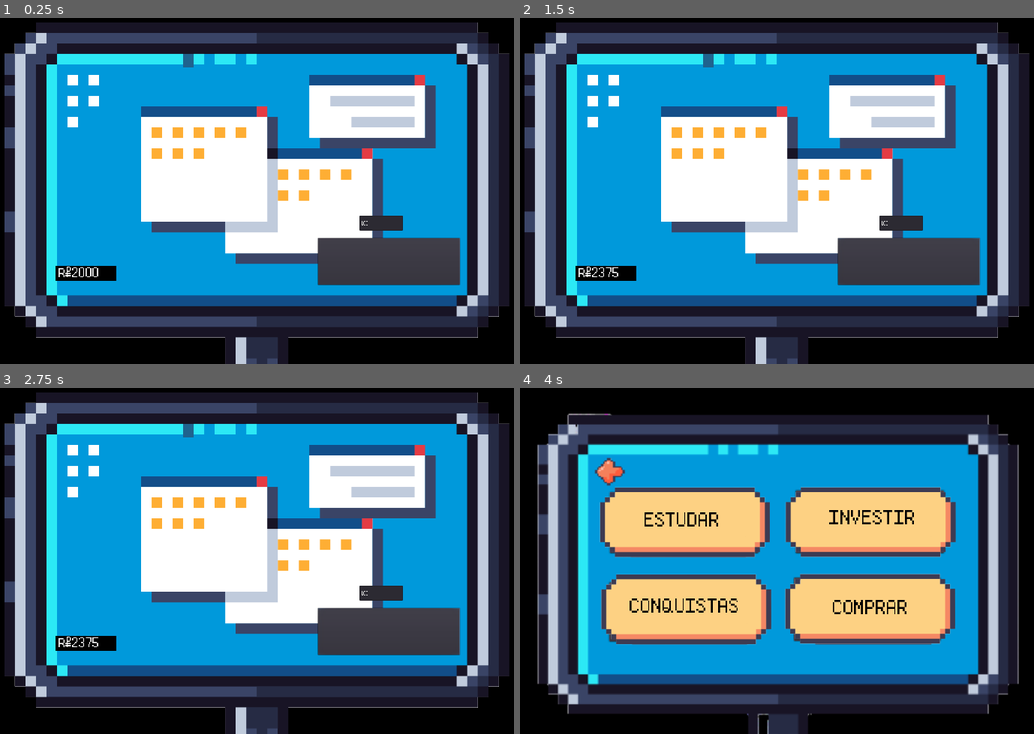
Above: before the commit, frames 1-4 (two rows, left to right).
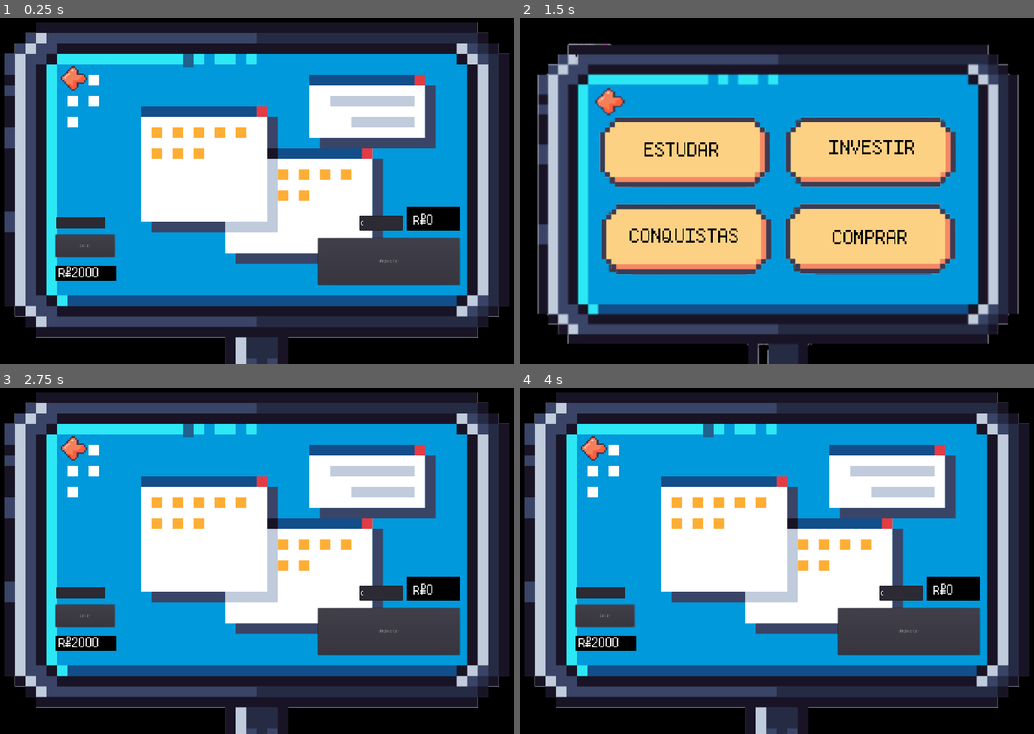
Above: after the commit, the same moments.

Repository: 2022M1T2-Inteli/Make-Me-Rich
Game: Godot game, scene res://Investir.tscn
The game is run twice, just before and just after one commit, with the same random seed, the same clock (stepped at 60 frames per second) and the same inputs. This scene is started directly instead of the project's main scene.
Inputs (mouse positions are in pixels of both pictures, inside the frame that each line leads up to):
- Up to frame 1 (0.25 s): no input
- Up to frame 2 (1.5 s): click (910, 260) at 0.5 s; click (591, 76) at 1.27 s
- Up to frame 3 (2.75 s): click (349, 522) at 2.02 s
- Up to frame 4 (4 s): click (607, 616) at 2.75 s, where only the run after the commit has a clickable "sacar"; tap Enter (interacao) at 3.5 s; move the mouse to (910, 540) at 3.52 s; hold Right (ui_right) from 3.53 s (still down); hold X (x) from 3.53 s (still down)

The runs differ from the first frame. In frame 1, 2.1% of the frame differs, in the area x 10-90%, y 13-71%; in frame 2, 72%; in frame 3, 2.1%; in frame 4, 73%, in the area x 0-100%, y 1-100%.

Commit message:
conta bancaria

Diff:
--- a/src/godot/Global.gd
+++ b/src/godot/Global.gd
@@ -8,3 +8,4 @@
 var contador = 0
 var selecPersonagem
 var menosFeliz = 100
+var conta = 0
--- a/src/godot/Investir.gd
+++ b/src/godot/Investir.gd
@@ -1,19 +1,24 @@
 extends Node2D
-var C = Global.dinheiro - 1700
+var C = Global.dinheiro
 var i = 0.25
-var t = 5
-var J= C*i*t
+var J = C*i*Global.dia
 
 #mostra o dinheiro na tela
 func _ready():
 	$computador/dinheiroPC.text = "R$" + str(Global.dinheiro)
-
+	$computador/conta.text = "R$" + str(Global.conta)
 #ganha dinheiro
 func _on_ganharDinheiro_pressed():
-	Global.dinheiro += J
+	Global.conta += float($computador/extrairDinheiro.text)
+	Global.dinheiro -= float($computador/extrairDinheiro.text)
 	$computador/dinheiroPC.text = "R$" + str(Global.dinheiro)
-
+	$computador/conta.text = "R$" + str(Global.conta)
+	#dinheiro volta pra mao
+func _on_perderDinheiro_pressed():
+	Global.conta -= float($computador/mao.text)
+	Global.dinheiro += float($computador/mao.text)
+	$computador/dinheiroPC.text = "R$" + str(Global.dinheiro)
+	$computador/conta.text = "R$" + str(Global.conta)
 #volta pra tela inicial
-func _process(delta):
-	if Input.is_action_pressed("x"):
-		get_tree().change_scene("res://Cena_computador.tscn")
+func _on_voltar_pressed():
+	get_tree().change_scene("res://Cena_computador.tscn")
--- a/src/godot/Investir.tscn
+++ b/src/godot/Investir.tscn
@@ -1,15 +1,21 @@
-[gd_scene load_steps=7 format=2]
+[gd_scene load_steps=10 format=2]
 
 [ext_resource path="res://assets/computador.png" type="Texture" id=1]
 [ext_resource path="res://assets/fundo.png" type="Texture" id=2]
 [ext_resource path="res://assets/pkmnfl.ttf" type="DynamicFontData" id=3]
 [ext_resource path="res://Investir.gd" type="Script" id=4]
+[ext_resource path="res://Captura de tela 2022-02-22 144254.png" type="Texture" id=5]
+[ext_resource path="res://assets/comida (7).png" type="Texture" id=6]
 
 [sub_resource type="DynamicFont" id=1]
 size = 41
 font_data = ExtResource( 3 )
 
 [sub_resource type="DynamicFont" id=2]
+font_data = ExtResource( 3 )
+
+[sub_resource type="DynamicFont" id=3]
+size = 42
 font_data = ExtResource( 3 )
 
 [node name="Investir" type="Node2D"]
@@ -19,6 +25,15 @@
 position = Vector2( 507, 319 )
 scale = Vector2( 1, 1.65737 )
 texture = ExtResource( 2 )
+
+[node name="voltar" type="Button" parent="."]
+margin_left = 179.0
+margin_top = 94.0
+margin_right = 218.0
+margin_bottom = 129.0
+__meta__ = {
+"_edit_use_anchors_": false
+}
 
 [node name="computador" type="Sprite" parent="."]
 position = Vector2( 506, 432 )
@@ -30,6 +45,7 @@
 margin_top = -82.7274
 margin_right = 616.097
 margin_bottom = 58.2726
+text = "depositar"
 __meta__ = {
 "_edit_use_anchors_": false
 }
@@ -49,15 +65,58 @@
 "_edit_use_anchors_": false
 }
 
-[node name="LineEdit" type="LineEdit" parent="computador"]
+[node name="extrairDinheiro" type="LineEdit" parent="computador"]
 margin_left = 315.068
 margin_top = -149.613
 margin_right = 445.068
 margin_bottom = -105.613
 custom_fonts/font = SubResource( 2 )
-text = "100"
+text = "0"
 __meta__ = {
 "_edit_use_anchors_": false
 }
 
+[node name="CapturaDeTela2022-02-22144255" type="Sprite" parent="computador"]
+position = Vector2( 536.847, -140.812 )
+scale = Vector2( 0.123981, 0.146565 )
+texture = ExtResource( 5 )
+
+[node name="conta" type="Label" parent="computador"]
+margin_left = 477.002
+margin_top = -151.373
+margin_right = 609.002
+margin_bottom = -133.373
+rect_scale = Vector2( 1.00163, 1 )
+custom_fonts/font = SubResource( 3 )
+text = "conta"
+__meta__ = {
+"_edit_use_anchors_": false
+}
+
+[node name="perderDinheiro" type="Button" parent="computador"]
+margin_left = -598.453
+margin_top = -93.2882
+margin_right = -420.453
+margin_bottom = -26.2882
+text = "sacar"
+__meta__ = {
+"_edit_use_anchors_": false
+}
+
+[node name="mao" type="LineEdit" parent="computador"]
+margin_left = -594.932
+margin_top = -146.093
+margin_right = -448.932
+margin_bottom = -111.093
+__meta__ = {
+"_edit_use_anchors_": false
+}
+
+[node name="setaVoltar" type="Sprite" parent="."]
+position = Vector2( 202, 109 )
+scale = Vector2( 0.057033, 0.057033 )
+texture = ExtResource( 6 )
+
+[connection signal="pressed" from="voltar" to="." method="_on_voltar_pressed"]
 [connection signal="pressed" from="computador/ganharDinheiro" to="." method="_on_ganharDinheiro_pressed"]
+[connection signal="pressed" from="computador/perderDinheiro" to="." method="_on_perderDinheiro_pressed"]
